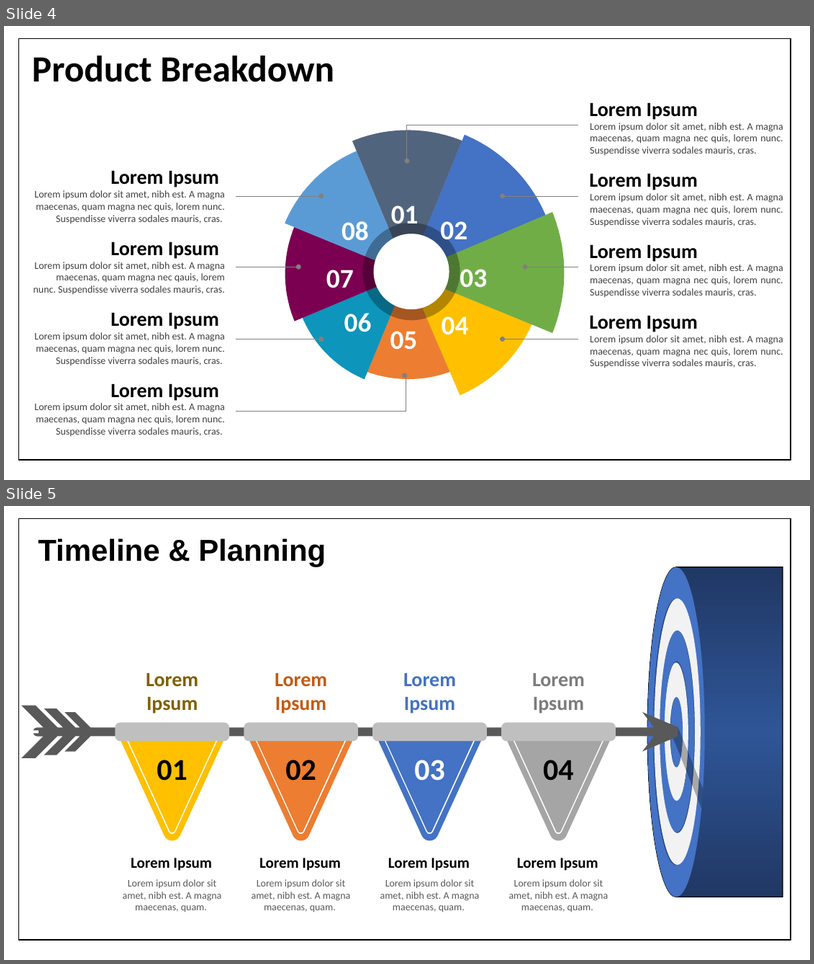
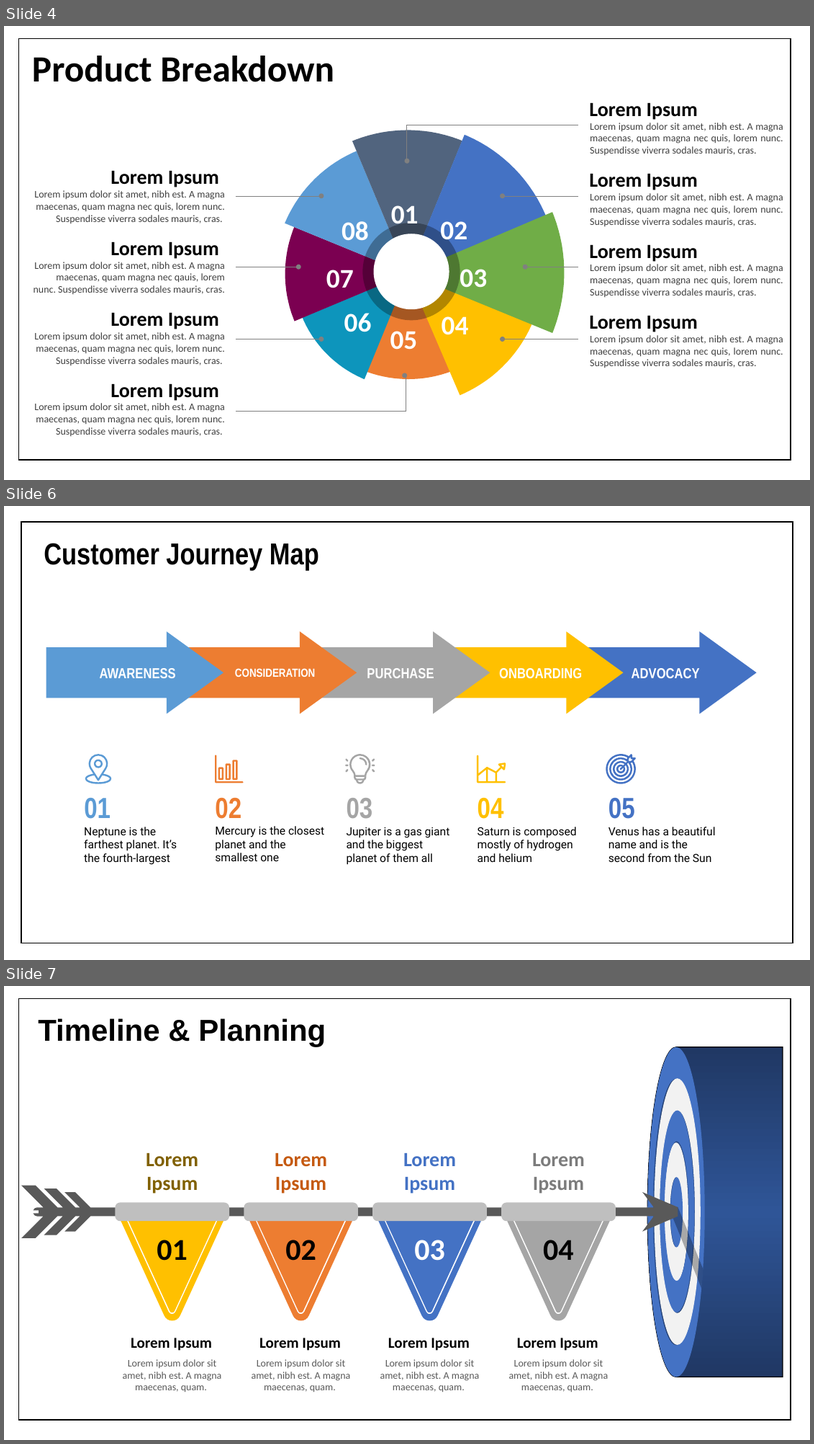
Before and after one commit to Sreenadh1543/ogo-data-holder, a slide deck: 7. Presentation/OGO_Presentation_preparation.pptx. Shown one above the other, each under a label of ours: slides 4 and 5 before the commit, slides 4, 6 and 7 after it; the slides between them are not shown. The pictures are 814x964 and 814x1444 pixels, drawn with LibreOffice and Linux fonts; fonts in the diff are those of the drawing. Boxes give left, top, right and bottom in pixels: in the first picture for what was removed or moved away, otherwise in the second. Text is boxed around its words. In the diff, an @@ line names an element or a change of style, - is before the commit and + after.

Commit message:
Update : Customer journey slide updated

```diff
--- a/7. Presentation/OGO_Presentation_preparation.pptx
+++ b/7. Presentation/OGO_Presentation_preparation.pptx
@@ slide 6 added at (4,506,810,960), background #FFFFFF @@
@@ rectangle added at (21,522,793,943), outline #000000 1.5 pt @@
@@ text added at (44,543,319,571), 36 pt, text #000000, bold @@
+Customer Journey Map
@@ right arrow added at (46,631,224,713), fill #5B9BD5 @@
@@ right arrow added at (180,631,357,713), fill #ED7D31 @@
@@ right arrow added at (313,631,491,713), fill #A5A5A5 @@
@@ right arrow added at (446,631,623,713), fill #FFC000 @@
@@ right arrow added at (580,631,757,713), fill #4472C4 @@
@@ text added at (100,668,176,678), 17.3 pt, text #FFFFFF, bold @@
+AWARENESS
@@ text added at (235,668,315,677), 14 pt, text #FFFFFF, bold @@
+CONSIDERATION
@@ text added at (367,668,434,678), 17.3 pt, text #FFFFFF, bold @@
+PURCHASE
@@ text added at (499,668,582,679), 17.3 pt, text #FFFFFF, bold @@
+ONBOARDING
@@ text added at (632,668,700,678), 17.3 pt, text #FFFFFF, bold @@
+ADVOCACY
@@ freeform shape added at (85,754,112,784), fill #5B9BD5 @@
@@ freeform shape added at (93,759,103,768), fill #5B9BD5 @@
@@ group added at (215,754,244,783): 4 freeform shapes @@
@@ freeform shape added at (477,754,506,782), fill #FFC000 @@
@@ freeform shape added at (607,754,637,784), fill #4472C4 @@
@@ group added at (345,754,376,784): 8 freeform shapes @@
@@ text added at (84,798,111,818), 34.7 pt, text #5B9BD5, bold @@
+01
@@ text added at (215,798,242,818), 34.7 pt, text #ED7D31, bold @@
+02
@@ text added at (347,798,373,818), 34.7 pt, text #A5A5A5, bold @@
+03
@@ text added at (478,797,504,818), 34.7 pt, text #FFC000, bold @@
+04
@@ text added at (609,798,635,818), 34.7 pt, text #4472C4, bold @@
+05
@@ text added at (84,826,177,865), 13.3 pt, text #000000 @@
+Neptune is the farthest planet. It’s the fourth-largest
@@ text added at (215,826,324,861), 13.3 pt, text #000000 @@
+Mercury is the closest planet and the smallest one
@@ text added at (347,826,450,865), 13.3 pt, text #000000 @@
+Jupiter is a gas giant
+and the biggest planet of them all
@@ text added at (478,826,576,862), 13.3 pt, text #000000 @@
+Saturn is composed mostly of hydrogen and helium
@@ text added at (609,826,716,862), 13.3 pt, text #000000 @@
+Venus has a beautiful name and is the second from the Sun
@@ what was slide 5 is now slide 7 @@
```
Also in this commit, not shown: 1 slide changed, 1 other slide added.
